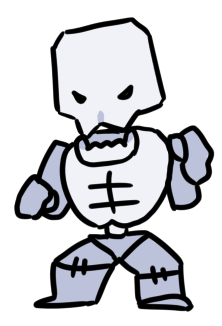
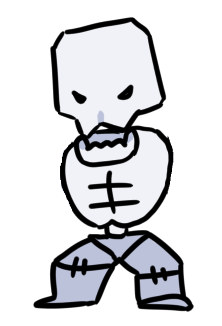
Two versions of the same layered image (222 x 326). Layer-by-layer changes:
painted on "Paint Layer 1" (2nd of 3, in "Bones") over [14, 125, 215, 221]
painted on "Paint Layer 2" (2nd of 3, in "Bones") over [14, 125, 215, 221]
